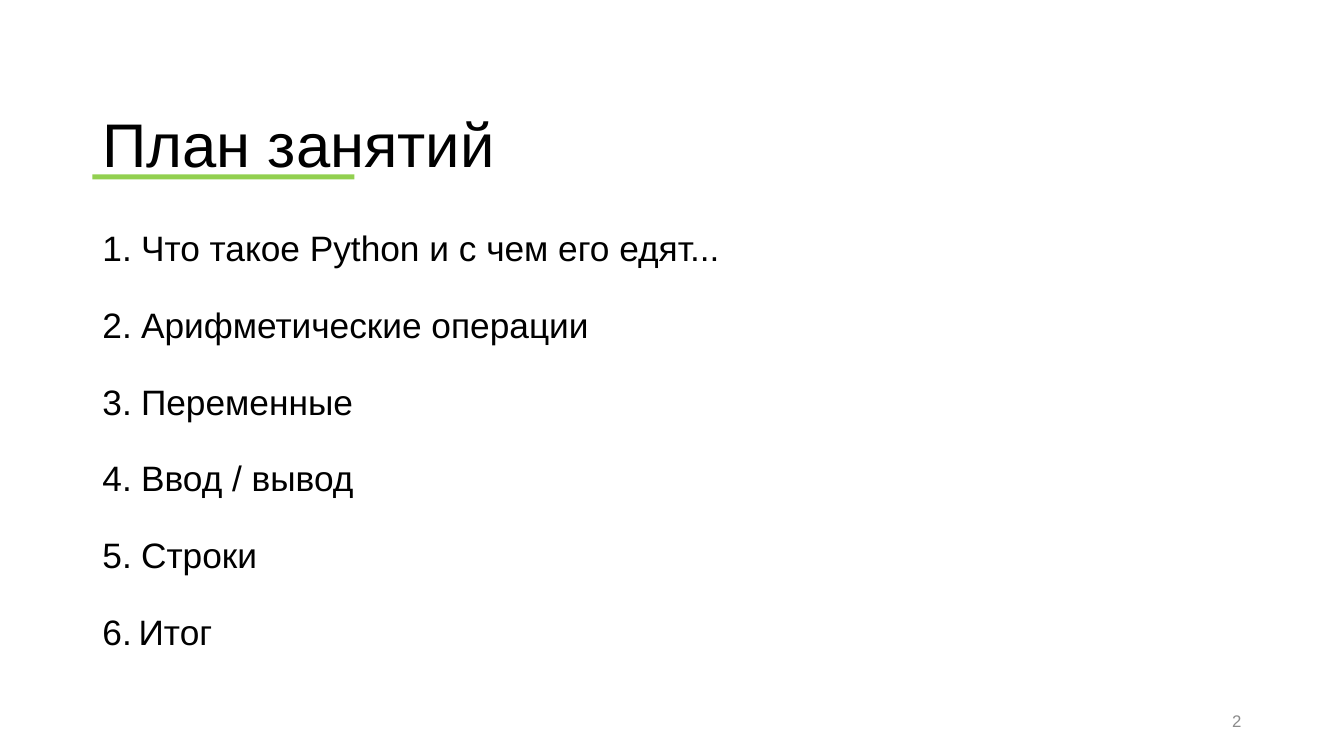
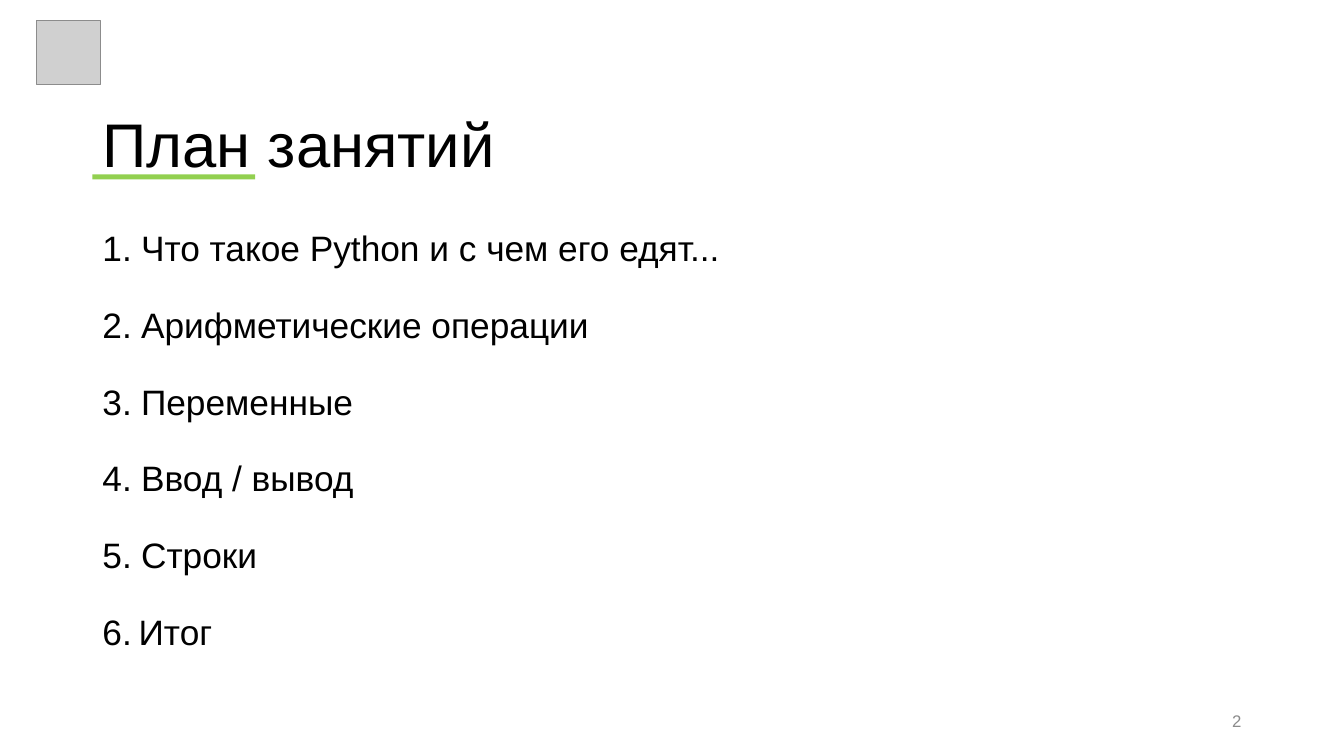
Before and after one commit to wolf24ru/python_learning, a slide deck: slide 2 of prezintation_1.pptx. Drawn at 1344x756 pixels with LibreOffice and Linux fonts; fonts in the diff are those of the drawing; grey boxes stand for pictures. Boxes give left, top, right and bottom in pixels: in the first picture for what was removed or moved away, otherwise in the second. Text is boxed around its words. In the diff, an @@ line names an element or a change of style, - is before the commit and + after.

```diff
--- a/prezintation_1.pptx
+++ b/prezintation_1.pptx
@@ picture added at [37, 21, 101, 85] @@
@@ rectangle: place and size @@
-rectangle at [93, 174, 355, 179]
+rectangle at [93, 174, 255, 179]
```
Also in this commit, not shown: 3 other slides changed, 5 slides added.
